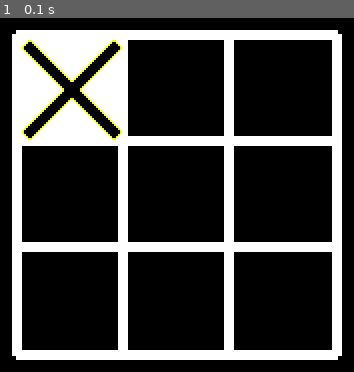
Above: before the commit, frame 1.
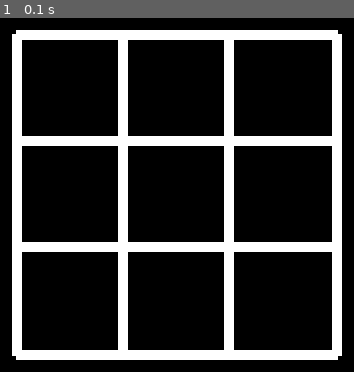
Above: after the commit, the same moment.

Repository: ofyildiz/pygame
Game: pygame game, started from TickTock.py
Same seed, same stepped clock (60 frames per second), same inputs: the game is played once before the commit and once after it.
Inputs:
- Up to frame 1 (0.1 s): no input

The runs differ from the first frame. In frame 1, 5.5% of the frame differs, in the area x 6-35%, y 6-35%.

Commit message:
implemented the process mouse input logic. token will be drawn on cells.

Diff:
--- a/TickTock.py
+++ b/TickTock.py
@@ -20,11 +20,16 @@
 distance_between_cells = grid_length/3
 # There are 9 possible positions for the tokens
 token_positions=[(),(),(),(),(),(),(),(),()]
+# if token is placed on a cell, the type is stored in this array according to the cell number
+cell_occupied_by_token_type = [("")] *9
+used_token_cell = [False]*9
+# rounds played
+rounds = 0
 token_counter = 0
 for i in range(3):
     for j in range(3):
         token_positions[token_counter] = (upper_left_cell_position[0] + i * distance_between_cells, upper_left_cell_position [1] + j * distance_between_cells)
-        token_counter += token_counter
+        token_counter += 1
 
 def draw_grid():
     screen.fill((0,0,0))
@@ -51,13 +56,47 @@
     #token_X = token.subsurface(token.get_clip())
     pygame.transform.scale(token,(int(distance_between_cells-line_thickness),int(distance_between_cells-line_thickness)))
     screen.blit(token, position)
+    pygame.display.flip()
 
+def process_mouse_input():
+    global rounds
+    # For some reason I don't need to declare the below as global
+    global used_token_cell
+    mouse_pos = pygame.mouse.get_pos()
+    click = pygame.mouse.get_pressed()
+    if click[0] == 1:
+        # mouse position has to be in the game grid
+        if mouse_pos[0] > token_positions[0][0] and mouse_pos[1] > token_positions[0][1] and mouse_pos[0] < token_positions[8][0] + distance_between_cells and mouse_pos[1] < token_positions[8][1] + distance_between_cells:
+            # now decide which cell to draw in
+            token_cell_counter = 0
+            for pos in token_positions:
+                if mouse_pos[0] > pos[0] and mouse_pos[0] < pos[0] + distance_between_cells and mouse_pos[1] > pos[1] and mouse_pos[1] < pos[1] + distance_between_cells and cell_occupied_by_token_type[token_cell_counter] != "":
+                    if rounds %2 == 0:
+                        draw_token(pos,"X")
+                        cell_occupied_by_token_type[token_cell_counter] = "X"
+                    else:
+                        draw_token(pos,"O")
+                        cell_occupied_by_token_type[token_cell_counter] = "O"
+                    used_token_cell[token_cell_counter] = True;
+                    rounds += 1
+                    break
+                token_cell_counter += 1
+
+def check_game_status():
+    # win condition
+    # 3 same symbols in one row, column or diagonal
+    for token in cell_occupied_by_token_type:
+        pass
+    # show that game ends
+    if win_condition:
+        pass
+    pass
 
 
 pygame.init()
 screen = pygame.display.set_mode((screen_width,screen_height))
 pygame.display.set_caption("Tic tac toe")
-
+draw_grid()
 running = True
 while( running ):
     # Check events
@@ -65,6 +104,6 @@
         if event.type == pygame.QUIT:
             running = False
 
-    draw_grid()
-    draw_token(upper_left_cell_position,"X")
+    process_mouse_input()
+    #draw_token(upper_left_cell_position,"X")
     pygame.display.flip()
